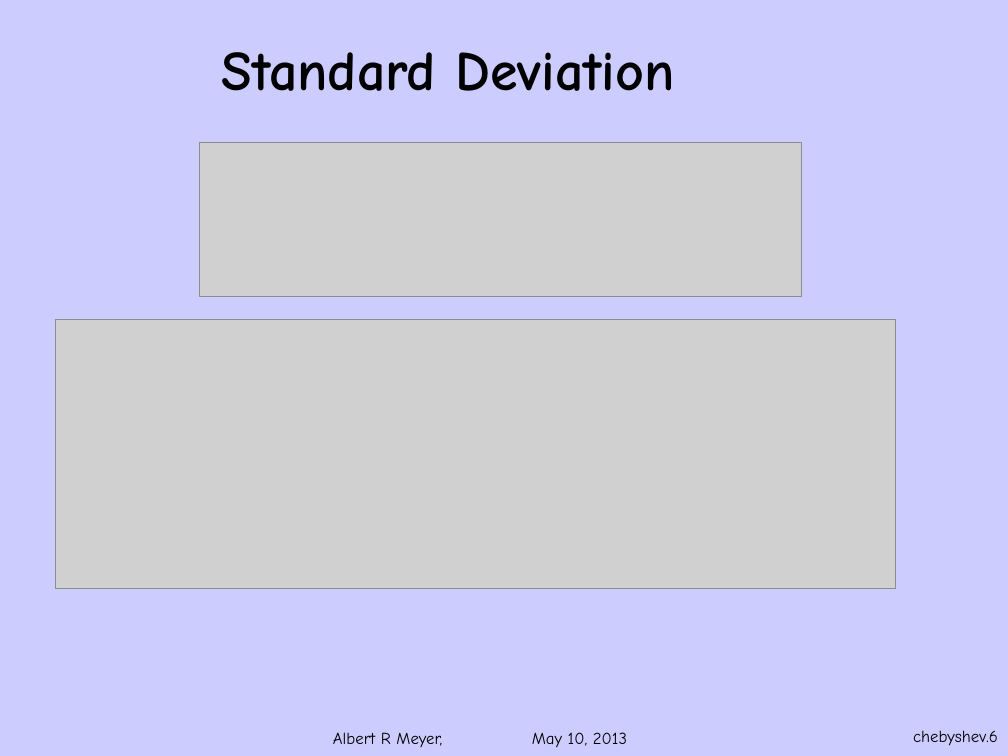
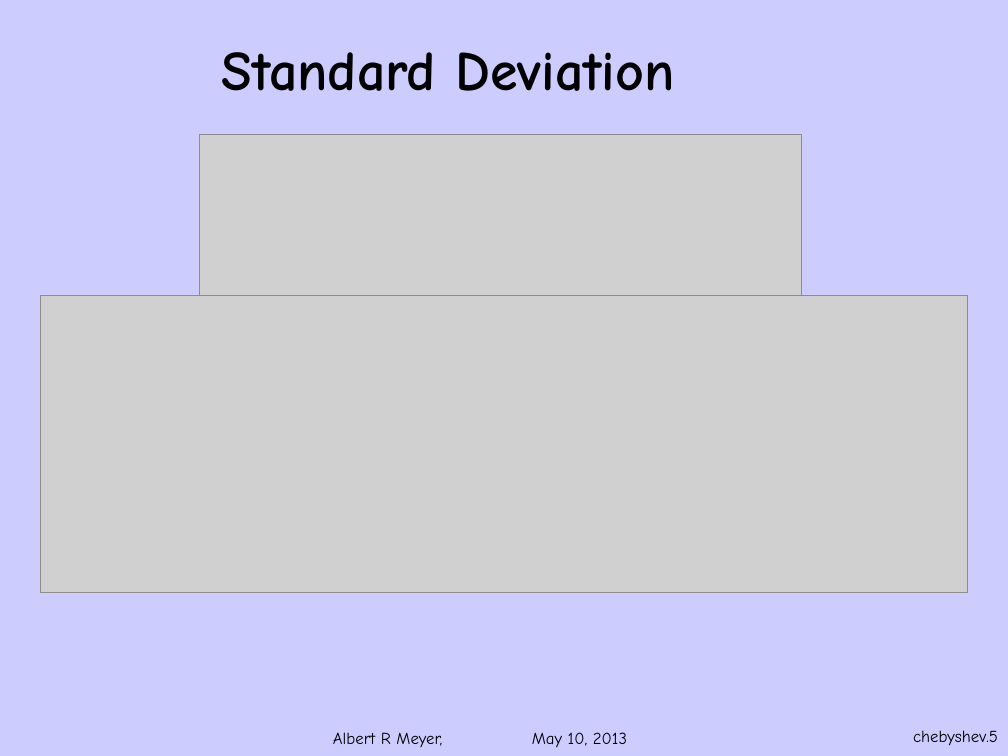
Before and after one commit to armeyer/mcs_web, a slide deck: slide 5 of spring13/slides13/deviation-chebyshev.pptx (slide 6 before the commit). Drawn at 1008x756 pixels with LibreOffice and Linux fonts; fonts in the diff are those of the drawing; grey boxes stand for pictures; background and template pictures are left out. Boxes give left, top, right and bottom in pixels: in the first picture for what was removed or moved away, otherwise in the second. Text is boxed around its words. In the diff, an @@ line names an element or a change of style, - is before the commit and + after.

```diff
--- a/spring13/slides13/deviation-chebyshev.pptx
+++ b/spring13/slides13/deviation-chebyshev.pptx
@@ picture: place and size @@
-picture at [200, 142, 802, 296]
+picture at [200, 134, 802, 303]
@@ picture: place and size @@
-picture at [55, 320, 896, 589]
+picture at [40, 295, 968, 592]
@@ page number at [913, 730, 998, 746]: text changed @@
-chebyshev.6
+chebyshev.5
```
Also in this commit, not shown: 4 other slides changed, 2 slides added, 2 slides removed, 3 other files.
